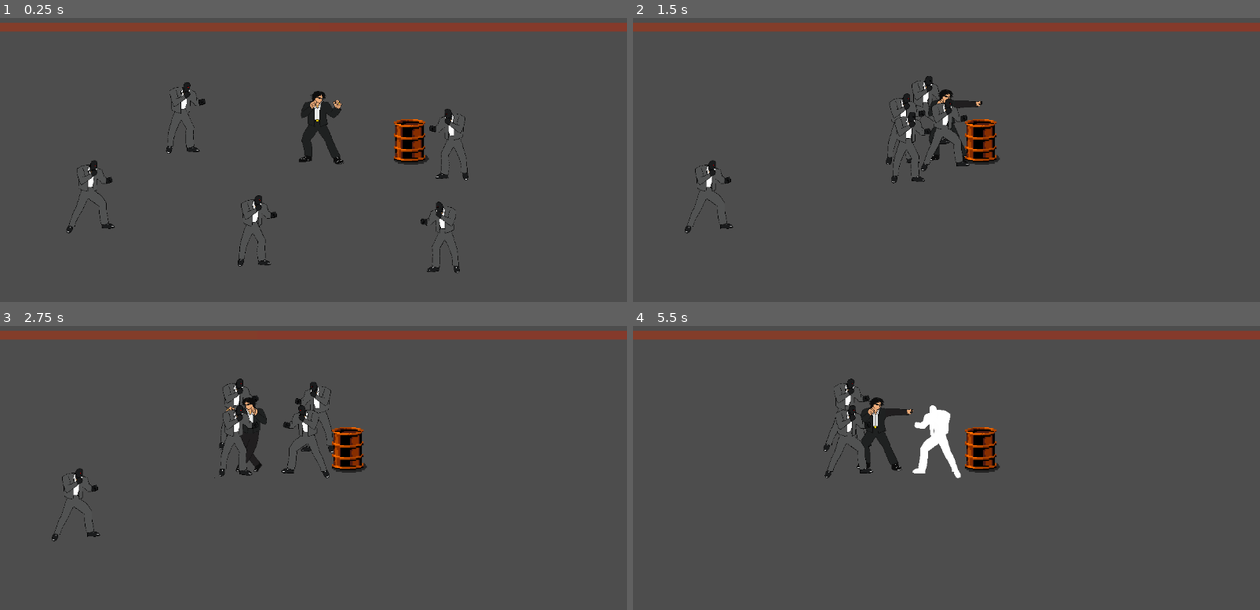
Above: before the commit, frames 1-4 (two rows, left to right).
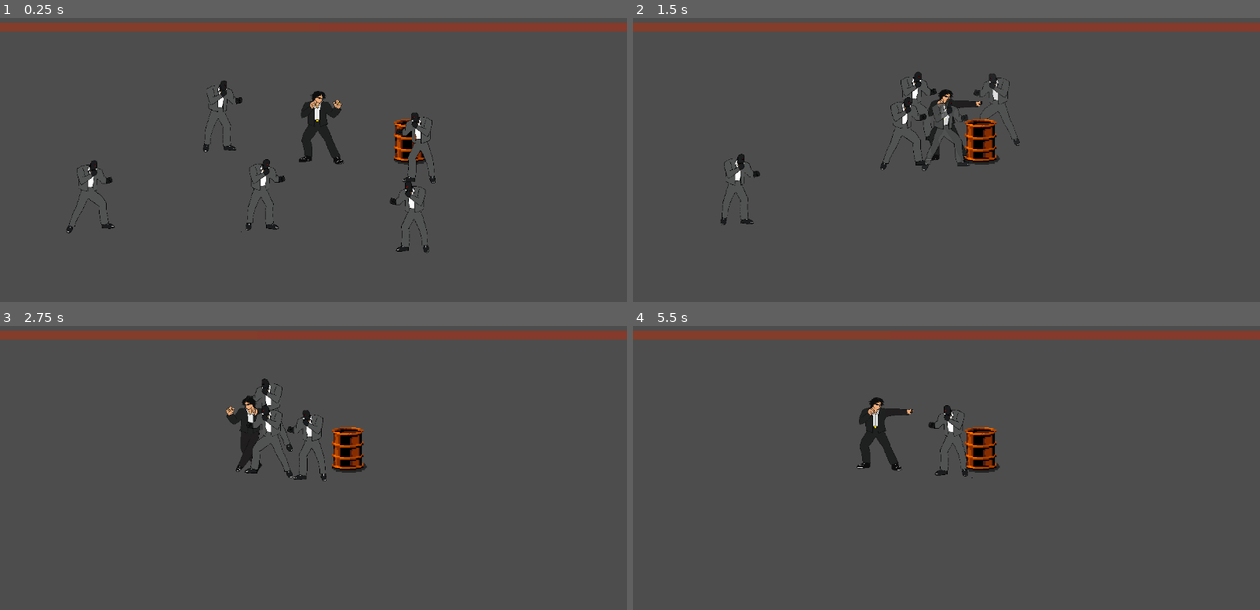
Above: after the commit, the same moments.

Repository: harshborkar/beatemupBrackeys
Game: Godot game, scene res://Scenes/Main.tscn
The game is run twice, just before and just after one commit, with the same random seed, the same clock (stepped at 60 frames per second) and the same inputs. The engine's default icon, where the game draws it, is replaced by a stand-in: a white triangle on a blue panel in a dark square.
Inputs (mouse positions are in pixels of both pictures, inside the frame that each line leads up to):
- Up to frame 1 (0.25 s): no input
- Up to frame 2 (1.5 s): tap Enter (ui_accept) at 0.5, 0.77 s; move the mouse to (1084, 148) at 0.52 s; hold D (Right) from 0.53 s (still down); click (1084, 148) at 0.6 s; move the mouse to (821, 182) at 1.27 s; click (821, 182) at 1.35 s
- Up to frame 3 (2.75 s): tap Enter (ui_accept) at 1.52 s; move the mouse to (376, 397) at 2.02 s; release D (Right) at 2.03 s; hold A (Left) from 2.03 s (still down); click (376, 397) at 2.1 s
- Up to frame 4 (5.5 s): move the mouse to (915, 544) at 2.77 s; release A (Left) at 2.78 s; hold D (Right) 2.78-4.28 s; click (915, 544) at 2.85 s; tap Enter (ui_accept) at 3.02, 3.77, 4.52 s; move the mouse to (1134, 527) at 3.52 s; click (1134, 527) at 3.6 s; move the mouse to (758, 419) at 4.27 s; hold A (Left) 4.28-5.03 s; click (758, 419) at 4.35 s; move the mouse to (977, 473) at 5.02 s; hold D (Right) from 5.03 s (still down); click (977, 473) at 5.1 s

The runs differ from the first frame. In frame 1, 2.1% of the frame differs, in the area x 26-75%, y 22-90%; in frame 2, 1.6%; in frame 3, 1.7%; in frame 4, 1.4%.

Commit message:
Add attack preparation state and timing for enemies
Introduces a PREP_ATTACK state to the character state machine and implements attack preparation logic for enemies, including configurable durations for attack prep and cooldown. Updates enemy and player scenes to support new state and timing, refines animation tracks for attack and death, and improves damage emitter handling. Also adds missing health and damage properties to actors and minor code cleanups.

Diff:
--- a/Character.gd
+++ b/Character.gd
@@ -11,7 +11,7 @@
 @onready var damage_reciever: Damage_Reciever = $DamageReciever
 @onready var character_sprite: Sprite2D = $CharacterSprite
 
-enum STATE {IDLE, WALK, ATTACK, HURT, DEATH, TAKEOFF, JUMP, LAND}
+enum STATE {IDLE, WALK, ATTACK, HURT, DEATH, TAKEOFF, JUMP, LAND, PREP_ATTACK}
 
 var state:STATE = STATE.IDLE
 var knockback_velocity: Vector2 = Vector2.ZERO  # Separate variable for knockback
@@ -22,7 +22,8 @@
 	STATE.ATTACK:"Punch",
 	STATE.JUMP:"Jump",
 	STATE.HURT:"Hurt",
-	STATE.DEATH:"Death"
+	STATE.DEATH:"Death",
+	STATE.PREP_ATTACK:"walk"
 }
 
 var current_health = 0
@@ -39,6 +40,7 @@
 	handle_movement(delta)  # Pass delta to handle_movement
 	handle_animations()
 	set_heading()
+	handle_prep_attack()
 	move_and_slide()
 func set_heading():
 	pass
@@ -46,6 +48,8 @@
 func handle_input(_delta)->void:
 	pass
 
+func handle_prep_attack()->void:
+	pass
 func handle_movement(delta: float)->void:
 	if can_move():
 		if velocity.length() == 0:
--- a/Scenes/MC.tscn
+++ b/Scenes/MC.tscn
@@ -19,6 +19,20 @@
 "transitions": PackedFloat32Array(1, 1, 1),
 "update": 1,
 "values": [Vector2i(0, 4), Vector2i(1, 4), Vector2i(2, 4)]
+}
+tracks/1/type = "method"
+tracks/1/imported = false
+tracks/1/enabled = true
+tracks/1/path = NodePath(".")
+tracks/1/interp = 1
+tracks/1/loop_wrap = true
+tracks/1/keys = {
+"times": PackedFloat32Array(0.2),
+"transitions": PackedFloat32Array(1),
+"values": [{
+"args": [],
+"method": &"on_action_completed"
+}]
 }
 
 [sub_resource type="Animation" id="Animation_unrri"]
@@ -123,8 +137,39 @@
 "values": [Vector2i(0, 6), Vector2i(1, 6)]
 }
 
+[sub_resource type="Animation" id="Animation_ts4qy"]
+resource_name = "Death"
+length = 0.221
+tracks/0/type = "value"
+tracks/0/imported = false
+tracks/0/enabled = true
+tracks/0/path = NodePath("CharacterSprite:frame_coords")
+tracks/0/interp = 1
+tracks/0/loop_wrap = true
+tracks/0/keys = {
+"times": PackedFloat32Array(0),
+"transitions": PackedFloat32Array(1),
+"update": 1,
+"values": [Vector2i(0, 2)]
+}
+tracks/1/type = "method"
+tracks/1/imported = false
+tracks/1/enabled = true
+tracks/1/path = NodePath(".")
+tracks/1/interp = 1
+tracks/1/loop_wrap = true
+tracks/1/keys = {
+"times": PackedFloat32Array(0.166667),
+"transitions": PackedFloat32Array(1),
+"values": [{
+"args": [],
+"method": &"death"
+}]
+}
+
 [sub_resource type="AnimationLibrary" id="AnimationLibrary_i4aq3"]
 _data = {
+&"Death": SubResource("Animation_ts4qy"),
 &"Hurt": SubResource("Animation_i4aq3"),
 &"Idle": SubResource("Animation_unrri"),
 &"Punch": SubResource("Animation_bntvb"),
@@ -146,8 +191,6 @@
 position = Vector2(1, 0)
 collision_mask = 10
 script = ExtResource("2_lyq4k")
-MAX_HEALTH = 30
-DAMAGE = 5
 
 [node name="AnimationPlayer" parent="." index="1"]
 libraries = {
@@ -193,6 +236,10 @@
 position = Vector2(5.5, -20)
 shape = SubResource("RectangleShape2D_ogp6k")
 
+[node name="DamageReciever" parent="." index="6"]
+collision_layer = 16
+collision_mask = 0
+
 [node name="CollisionShape2D" parent="DamageReciever" index="0"]
 position = Vector2(0, -14)
 shape = SubResource("RectangleShape2D_unrri")
--- a/Scenes/Main.tscn
+++ b/Scenes/Main.tscn
@@ -81,26 +81,42 @@
 
 [node name="Enemy2" parent="Actors" node_paths=PackedStringArray("player") instance=ExtResource("3_pbw6q")]
 position = Vector2(58, 7)
+duration_between_hits = 2000
 player = NodePath("../MC")
+MAX_HEALTH = 30
+DAMAGE = 5
 
 [node name="Enemy" parent="Actors" node_paths=PackedStringArray("player") instance=ExtResource("3_pbw6q")]
 position = Vector2(-56, -3)
+duration_between_hits = 2000
 player = NodePath("../MC")
+MAX_HEALTH = 30
+DAMAGE = 5
 
 [node name="Enemy3" parent="Actors" node_paths=PackedStringArray("player") instance=ExtResource("3_pbw6q")]
 position = Vector2(53, 44)
+duration_between_hits = 2000
 player = NodePath("../MC")
+MAX_HEALTH = 30
+DAMAGE = 5
 
 [node name="Enemy4" parent="Actors" node_paths=PackedStringArray("player") instance=ExtResource("3_pbw6q")]
 position = Vector2(-22, 47)
+duration_between_hits = 2000
 player = NodePath("../MC")
+MAX_HEALTH = 30
+DAMAGE = 5
 
 [node name="Enemy5" parent="Actors" node_paths=PackedStringArray("player") instance=ExtResource("3_pbw6q")]
 position = Vector2(-75, 23)
+duration_between_hits = 2000
 player = NodePath("../MC")
+MAX_HEALTH = 30
+DAMAGE = 5
 
 [node name="MC" parent="Actors" instance=ExtResource("5_pbw6q")]
 scale = Vector2(1.0031, 1)
+MAX_HEALTH = 100
 
 [node name="Barrel" parent="Actors" instance=ExtResource("4_rgh2o")]
 position = Vector2(34, 0)
--- a/Scenes/enemy.tscn
+++ b/Scenes/enemy.tscn
@@ -3,37 +3,6 @@
 [ext_resource type="PackedScene" uid="uid://bu4u3x2sl56hv" path="res://Scenes/BaseCharacter.tscn" id="1_hghv2"]
 [ext_resource type="Script" uid="uid://6pwen3anoin6" path="res://Scripts/enemy.gd" id="2_afpow"]
 [ext_resource type="Texture2D" uid="uid://pxndnvcyqx3d" path="res://Assets/Enemy/Enemy1/Combined_Spritesheet[1].png" id="3_afpow"]
-
-[sub_resource type="Animation" id="Animation_ghaa6"]
-resource_name = "Attack"
-length = 0.4895
-step = 0.33
-tracks/0/type = "method"
-tracks/0/imported = false
-tracks/0/enabled = true
-tracks/0/path = NodePath(".")
-tracks/0/interp = 1
-tracks/0/loop_wrap = true
-tracks/0/keys = {
-"times": PackedFloat32Array(0.427682),
-"transitions": PackedFloat32Array(1),
-"values": [{
-"args": [],
-"method": &"on_action_completed"
-}]
-}
-tracks/1/type = "value"
-tracks/1/imported = false
-tracks/1/enabled = true
-tracks/1/path = NodePath("CharacterSprite:frame_coords")
-tracks/1/interp = 1
-tracks/1/loop_wrap = true
-tracks/1/keys = {
-"times": PackedFloat32Array(0, 0.18),
-"transitions": PackedFloat32Array(1, 1),
-"update": 1,
-"values": [Vector2i(0, 0), Vector2i(1, 0)]
-}
 
 [sub_resource type="Animation" id="Animation_auwsv"]
 resource_name = "Death"
@@ -153,6 +122,18 @@
 "update": 0,
 "values": [Color(1, 1, 1, 1)]
 }
+tracks/2/type = "value"
+tracks/2/imported = false
+tracks/2/enabled = true
+tracks/2/path = NodePath("DamageEmitter:monitoring")
+tracks/2/interp = 1
+tracks/2/loop_wrap = true
+tracks/2/keys = {
+"times": PackedFloat32Array(0),
+"transitions": PackedFloat32Array(1),
+"update": 1,
+"values": [false]
+}
 
 [sub_resource type="Animation" id="Animation_0830c"]
 resource_name = "walk"
@@ -172,12 +153,55 @@
 "values": [Vector2i(0, 4), Vector2i(1, 4)]
 }
 
+[sub_resource type="Animation" id="Animation_ghaa6"]
+resource_name = "Attack"
+length = 0.203
+step = 0.33
+tracks/0/type = "method"
+tracks/0/imported = false
+tracks/0/enabled = true
+tracks/0/path = NodePath(".")
+tracks/0/interp = 1
+tracks/0/loop_wrap = true
+tracks/0/keys = {
+"times": PackedFloat32Array(0.196871),
+"transitions": PackedFloat32Array(1),
+"values": [{
+"args": [],
+"method": &"on_action_completed"
+}]
+}
+tracks/1/type = "value"
+tracks/1/imported = false
+tracks/1/enabled = true
+tracks/1/path = NodePath("CharacterSprite:frame_coords")
+tracks/1/interp = 1
+tracks/1/loop_wrap = true
+tracks/1/keys = {
+"times": PackedFloat32Array(0, 0.156528),
+"transitions": PackedFloat32Array(1, 1),
+"update": 1,
+"values": [Vector2i(0, 0), Vector2i(1, 0)]
+}
+tracks/2/type = "value"
+tracks/2/imported = false
+tracks/2/enabled = true
+tracks/2/path = NodePath("DamageEmitter:monitoring")
+tracks/2/interp = 1
+tracks/2/loop_wrap = true
+tracks/2/keys = {
+"times": PackedFloat32Array(0, 0.203),
+"transitions": PackedFloat32Array(1, 1),
+"update": 1,
+"values": [true, false]
+}
+
 [sub_resource type="AnimationLibrary" id="AnimationLibrary_1dp5w"]
 _data = {
-&"Attack": SubResource("Animation_ghaa6"),
 &"Death": SubResource("Animation_auwsv"),
 &"Hurt": SubResource("Animation_1dp5w"),
 &"Idle": SubResource("Animation_afpow"),
+&"Punch": SubResource("Animation_ghaa6"),
 &"RESET": SubResource("Animation_287tu"),
 &"Walk": SubResource("Animation_0830c")
 }
@@ -196,7 +220,8 @@
 collision_layer = 4
 collision_mask = 14
 script = ExtResource("2_afpow")
-SPEED = 50
+duration_between_hits = 4000
+duration_prep_hits = 1000
 
 [node name="AnimationPlayer" parent="." index="1"]
 libraries = {
@@ -220,7 +245,7 @@
 
 [node name="DamageEmitter" parent="." index="4"]
 collision_layer = 0
-collision_mask = 0
+collision_mask = 16
 
 [node name="CollisionShape2D" parent="DamageEmitter" index="0"]
 position = Vector2(5, -20.5)
--- a/Scripts/damage_reciever.gd
+++ b/Scripts/damage_reciever.gd
@@ -2,11 +2,3 @@
 extends Area2D
 
 signal damage_received(damage:int, direction:Vector2)
-# Called when the node enters the scene tree for the first time.
-func _ready() -> void:
-	pass # Replace with function body.
-
-
-# Called every frame. 'delta' is the elapsed time since the previous frame.
-func _process(delta: float) -> void:
-	pass
--- a/Scripts/enemy.gd
+++ b/Scripts/enemy.gd
@@ -1,10 +1,13 @@
 class_name Basic_Enemy
 extends Character
 
+@export var duration_between_hits: int
+@export var duration_prep_hits:int
 @export var player:Player
 var player_slot:EnemySlot= null
 
-
+var time_since_last_hit:= Time.get_ticks_msec()
+var time_since_prep_hit :=Time.get_ticks_msec()
 
 func handle_input(_delta)->void:
 	if player!= null and can_move():
@@ -13,10 +16,33 @@
 
 		if player_slot!=null:
 			var direction:Vector2 = (player_slot.global_position-global_position).normalized()
-			if (player_slot.global_position-global_position).length()<1:
+			if is_player_within_range() :
 				velocity = Vector2.ZERO
+				if can_attack():
+					state = STATE.PREP_ATTACK
+					time_since_prep_hit = Time.get_ticks_msec()
+
 			else:
 				velocity = SPEED*direction
+
+
+
+func is_player_within_range()->bool:
+	return (player_slot.global_position-global_position).length()<1
+
+
+func can_attack()->bool:
+	if(Time.get_ticks_msec() - time_since_last_hit<duration_between_hits):
+		return false
+	return super.can_attack()
+
+
+func handle_prep_attack()->void:
+	if state == STATE.PREP_ATTACK and (Time.get_ticks_msec() - time_since_prep_hit>duration_prep_hits):
+		state = STATE.ATTACK
+		time_since_last_hit = Time.get_ticks_msec()
+
+
 func on_recieve_damage(damage:int, direction:Vector2):
 	super.on_recieve_damage(damage, direction)
 	if current_health==0:
--- a/Scripts/main.gd
+++ b/Scripts/main.gd
@@ -12,5 +12,7 @@
 
 # Called every frame. 'delta' is the elapsed time since the previous frame.
 func _process(_delta: float) -> void:
+	if player==null:
+		return
 	if player.position.x > camera_2d.position.x:
 		camera_2d.position.x = player.position.x
--- a/Scripts/mc.gd
+++ b/Scripts/mc.gd
@@ -1,6 +1,7 @@
 class_name Player
 extends Character
 @onready var enemy_slots: Array = $EnemySlots.get_children()
+@onready var animation_player_mc: AnimationPlayer = $AnimationPlayer
 
 func handle_input(_delta)->void:
 
@@ -12,6 +13,9 @@
 		#""""""""""""""animation logic""""""""""
 		handle_animations()
 
+
+func _process(delta: float) -> void:
+	pass
 
 func reserve_slot(enemy:Basic_Enemy)->EnemySlot:
 	var available_slots:= enemy_slots.filter(
@@ -40,3 +44,8 @@
 		heading= Vector2.RIGHT
 	elif velocity.x<0:
 		heading =Vector2.LEFT
+
+
+func death():
+
+	queue_free()
Not shown: 1 places in Scenes/MC.tscn that only renumber resources
